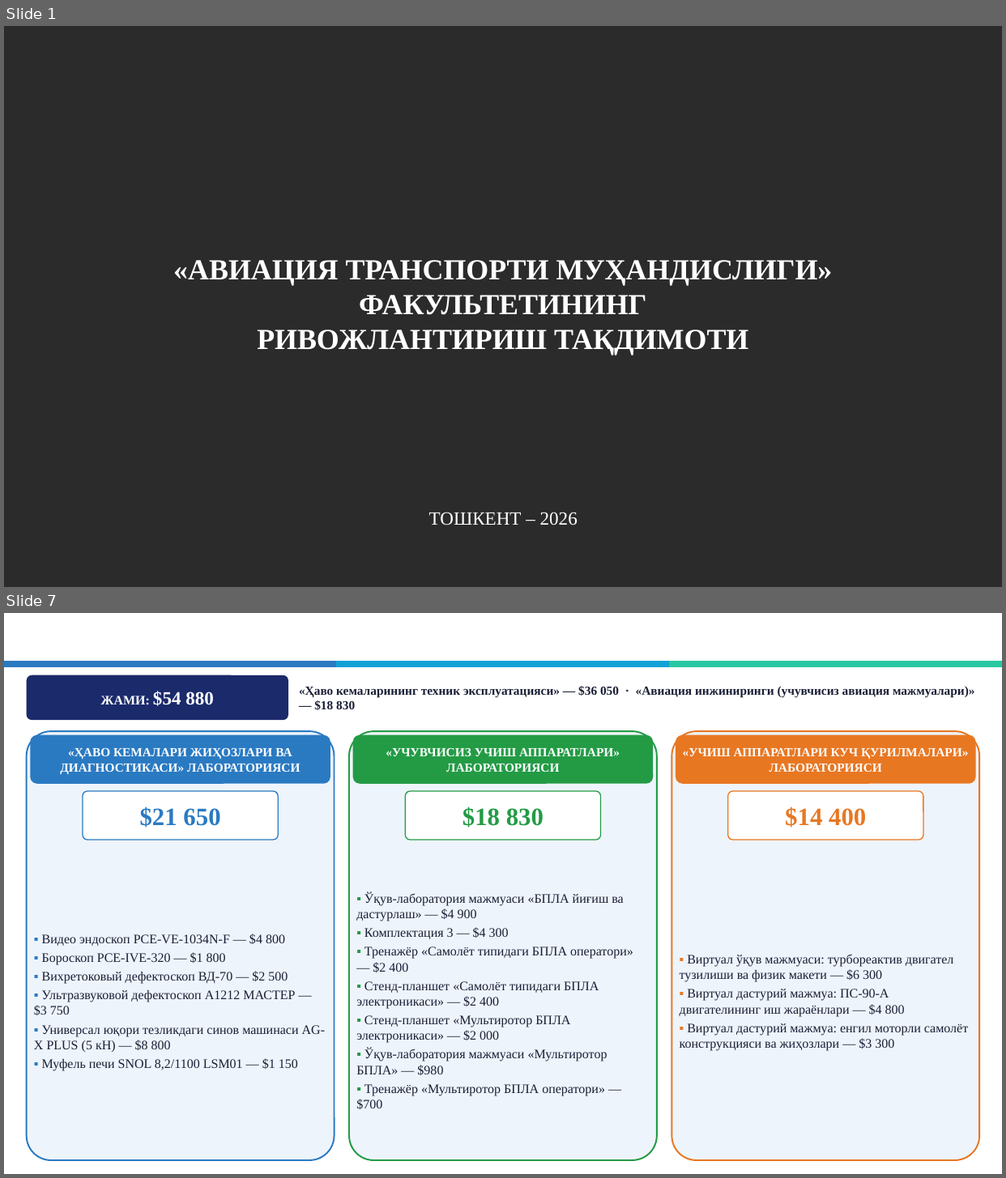
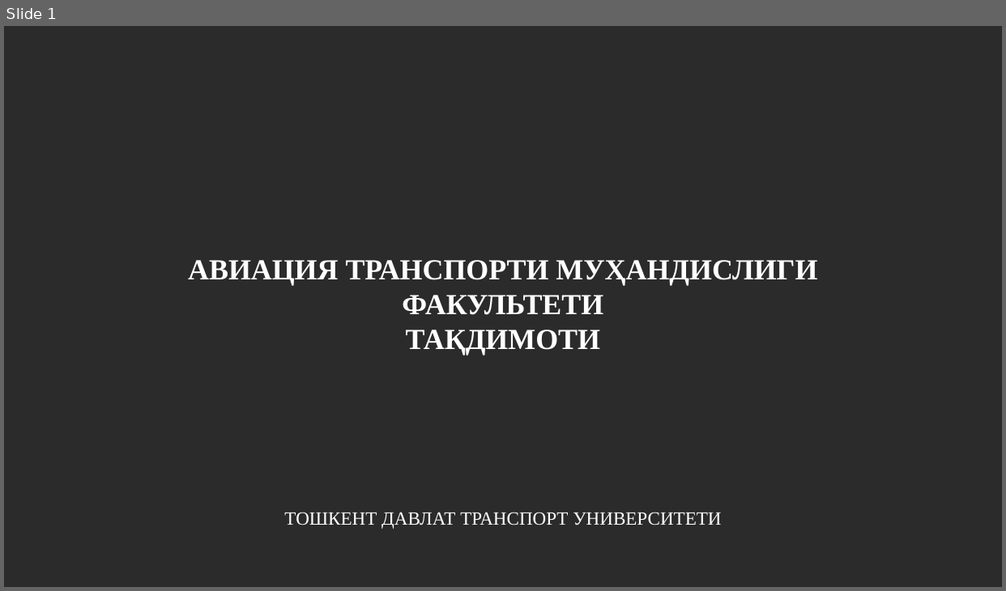
Before and after one commit to Dauitbay/Dauitbay, a slide deck: AVIACIYA_fakulteti_taqdimoti.pptx. Shown one above the other, each under a label of ours: slides 1 and 7 before the commit, slide 1 after it; the slides between them are not shown. The pictures are 1006x1178 and 1006x591 pixels, drawn with LibreOffice and Linux fonts; fonts in the diff are those of the drawing; background and template pictures are left out; a plain dark background stands for a picture behind light text. Boxes give left, top, right and bottom in pixels: in the first picture for what was removed or moved away, otherwise in the second. Text is boxed around its words. In the diff, an @@ line names an element or a change of style, - is before the commit and + after.

```diff
--- a/AVIACIYA_fakulteti_taqdimoti.pptx
+++ b/AVIACIYA_fakulteti_taqdimoti.pptx
@@ slide 7 removed at bbox=[4, 613, 1002, 1174], background #FFFFFF @@
@@ title removed at bbox=[27, 615, 745, 658] @@
-«АВИАЦИЯ ИНЖИНИРИНГИ» КАФЕДРАСИ ЛАБОРАТОРИЯЛАРИ
@@ rectangle removed at bbox=[4, 661, 337, 667] @@
@@ rectangle removed at bbox=[336, 661, 670, 667] @@
@@ rectangle removed at bbox=[670, 661, 1002, 667] @@
@@ rounded rectangle removed at bbox=[27, 675, 288, 720] @@
-ЖАМИ: $54 880
@@ text removed at bbox=[299, 686, 975, 710] @@
-«Ҳаво кемаларининг техник эксплуатацияси» — $36 050 · «Авиация инжиниринги (учувчисиз авиация мажмуалари)» — $18 830
@@ rounded rectangle removed at bbox=[27, 731, 334, 1161] @@
@@ rounded rectangle removed at bbox=[349, 731, 657, 1161] @@
@@ rounded rectangle removed at bbox=[671, 731, 979, 1161] @@
@@ rounded rectangle removed at bbox=[30, 735, 330, 784] @@
-«ҲАВО КЕМАЛАРИ ЖИҲОЗЛАРИ ВА ДИАГНОСТИКАСИ» ЛАБОРАТОРИЯСИ
@@ rounded rectangle removed at bbox=[353, 735, 653, 784] @@
-«УЧУВЧИСИЗ УЧИШ АППАРАТЛАРИ» ЛАБОРАТОРИЯСИ
@@ rounded rectangle removed at bbox=[675, 735, 976, 784] @@
-«УЧИШ АППАРАТЛАРИ КУЧ ҚУРИЛМАЛАРИ» ЛАБОРАТОРИЯСИ
@@ rounded rectangle removed at bbox=[83, 791, 278, 840] @@
-$21 650
@@ rounded rectangle removed at bbox=[405, 791, 601, 840] @@
-$18 830
@@ rounded rectangle removed at bbox=[728, 791, 923, 840] @@
-$14 400
@@ text removed at bbox=[356, 892, 633, 1110] @@
-▪ Ўқув-лаборатория мажмуаси «БПЛА йиғиш ва дастурлаш» — $4 900
-▪ Комплектация 3 — $4 300
-▪ Тренажёр «Самолёт типидаги БПЛА оператори» — $2 400
-▪ Стенд-планшет «Самолёт типидаги БПЛА электроникаси» — $2 400
-▪ Стенд-планшет «Мультиротор БПЛА электроникаси» — $2 000
-▪ Ўқув-лаборатория мажмуаси «Мультиротор БПЛА» — $980
-▪ Тренажёр «Мультиротор БПЛА оператори» — $700
@@ text removed at bbox=[34, 934, 325, 1071] @@
-▪ Видео эндоскоп PCE-VE-1034N-F — $4 800
-▪ Бороскоп PCE-IVE-320 — $1 800
-▪ Вихретоковый дефектоскоп ВД-70 — $2 500
-▪ Ультразвуковой дефектоскоп А1212 МАСТЕР — $3 750
-▪ Универсал юқори тезликдаги синов машинаси AG-X PLUS (5 кН) — $8 800
-▪ Муфель печи SNOL 8,2/1100 LSM01 — $1 150
@@ text removed at bbox=[680, 954, 968, 1051] @@
-▪ Виртуал ўқув мажмуаси: турбореактив двигател тузилиши ва физик макети — $6 300
-▪ Виртуал дастурий мажмуа: ПС-90-А двигателининг иш жараёнлари — $4 800
-▪ Виртуал дастурий мажмуа: енгил моторли самолёт конструкцияси ва жиҳозлари — $3 300
@@ slide 1 changed as well @@
@@ title at bbox=[188, 260, 817, 355]: text changed @@
-«АВИАЦИЯ ТРАНСПОРТИ МУҲАНДИСЛИГИ» ФАКУЛЬТЕТИНИНГ
-РИВОЖЛАНТИРИШ ТАҚДИМОТИ
+АВИАЦИЯ ТРАНСПОРТИ МУҲАНДИСЛИГИ ФАКУЛЬТЕТИ
+ТАҚДИМОТИ
@@ text at bbox=[284, 512, 721, 529]: text changed @@
-ТОШКЕНТ – 2026
+ТОШКЕНТ ДАВЛАТ ТРАНСПОРТ УНИВЕРСИТЕТИ
```
Also in this commit, not shown: 6 other slides changed, 9 slides added, 6 other slides removed, 1 other file.
